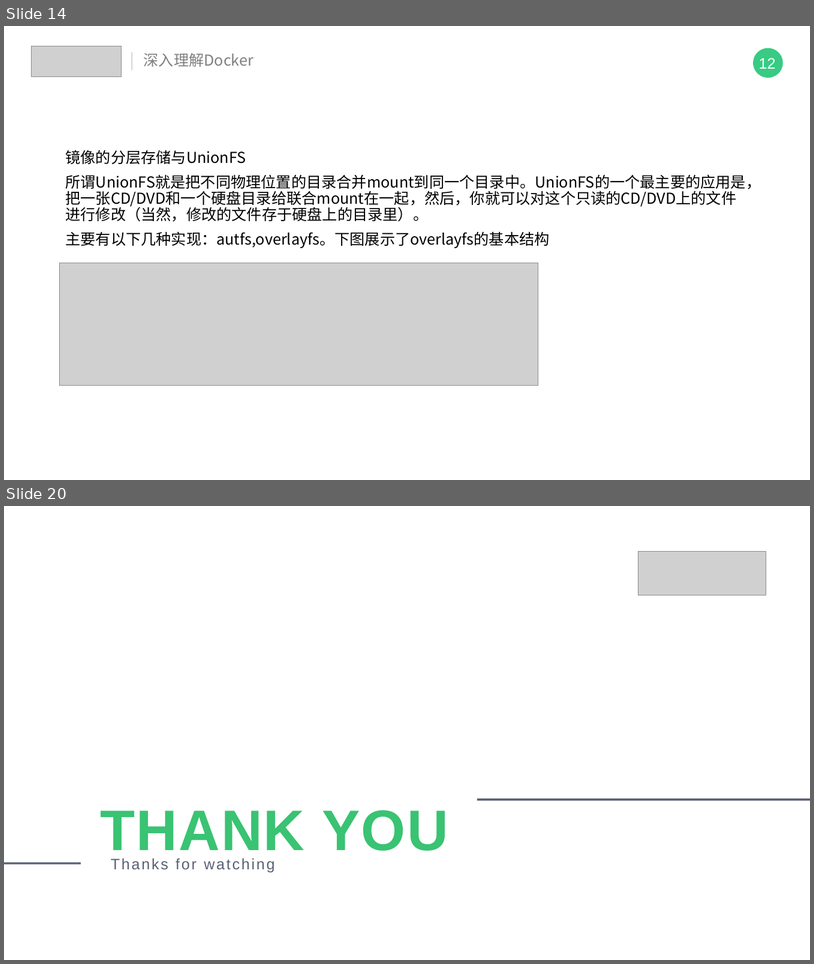
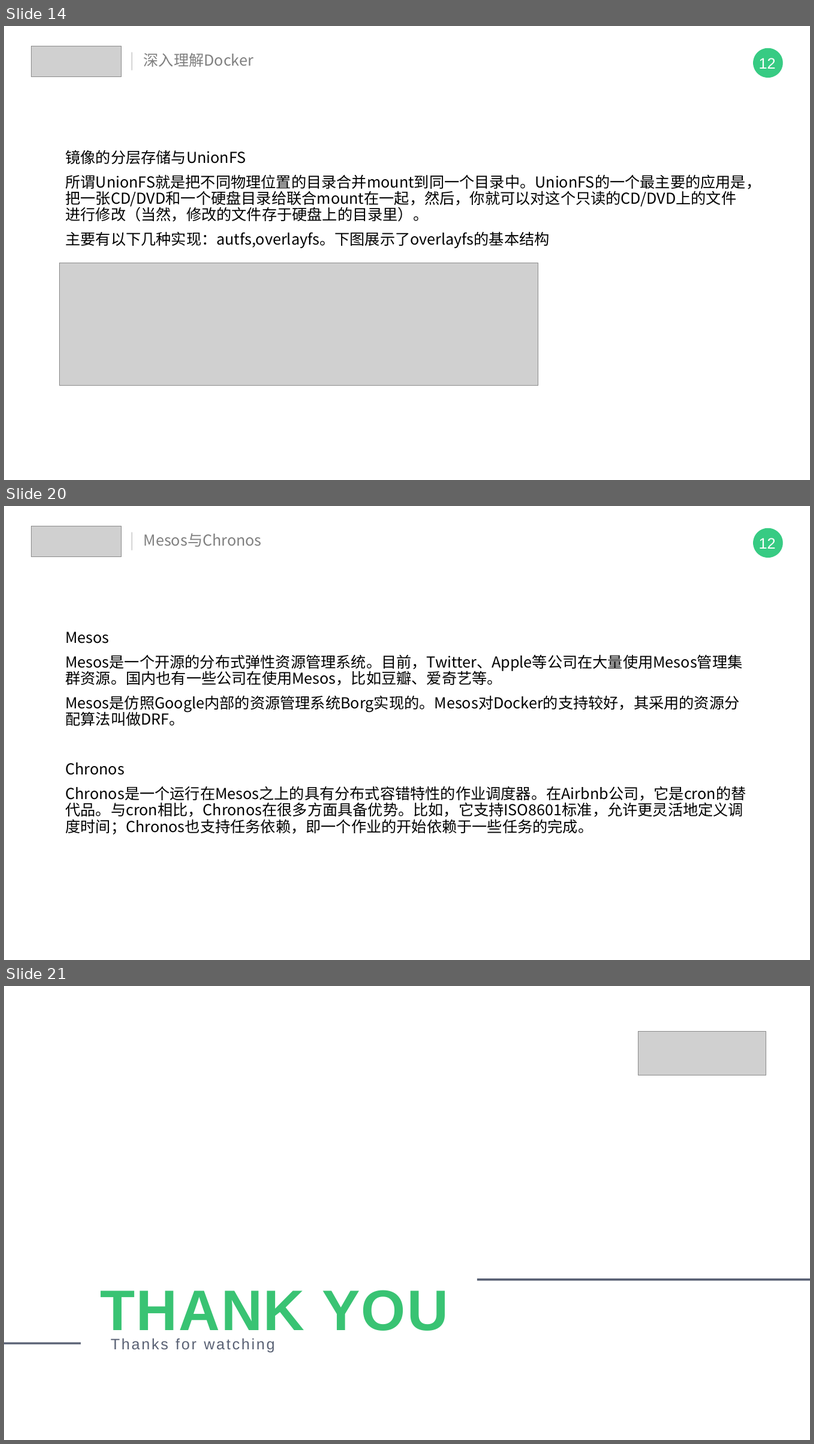
Before and after one commit to IT18Monkey/java-learn-note, a slide deck: 技术分享/浅尝docker.pptx. Shown one above the other, each under a label of ours: slides 14 and 20 before the commit, slides 14, 20 and 21 after it; the slides between them are not shown. The pictures are 814x964 and 814x1444 pixels, drawn with LibreOffice and Linux fonts; fonts in the diff are those of the drawing; grey boxes stand for pictures. Boxes give left, top, right and bottom in pixels: in the first picture for what was removed or moved away, otherwise in the second. Text is boxed around its words. In the diff, an @@ line names an element or a change of style, - is before the commit and + after.

```diff
--- a/技术分享/浅尝docker.pptx
+++ b/技术分享/浅尝docker.pptx
@@ slide 20 added at box(4, 506, 810, 960), background #FFFFFF @@
@@ group added at box(31, 526, 783, 558): 2 texts, 1 ellipse, 1 picture, 1 line @@
+12
+Mesos与Chronos
@@ text added at box(65, 631, 746, 834), 18 pt, text #000000 @@
+Mesos
+Mesos是一个开源的分布式弹性资源管理系统。目前，Twitter、Apple等公司在大量使用Mesos管理集群资源。国内也有一些公司在使用Mesos，比如豆瓣、爱奇艺等。
+Mesos是仿照Google内部的资源管理系统Borg实现的。Mesos对Docker的支持较好，其采用的资源分配算法叫做DRF。
+Chronos
+Chronos是一个运行在Mesos之上的具有分布式容错特性的作业调度器。在Airbnb公司，它是cron的替代品。与cron相比，Chronos在很多方面具备优势。比如，它支持ISO8601标准，允许更灵活地定义调度时间；Chronos也支持任务依赖，即一个作业的开始依赖于一些任务的完成。
@@ what was slide 20 is now slide 21 @@
```
Also in this commit, not shown: 5 slides changed, 1 other slide added, 1 slide removed.
